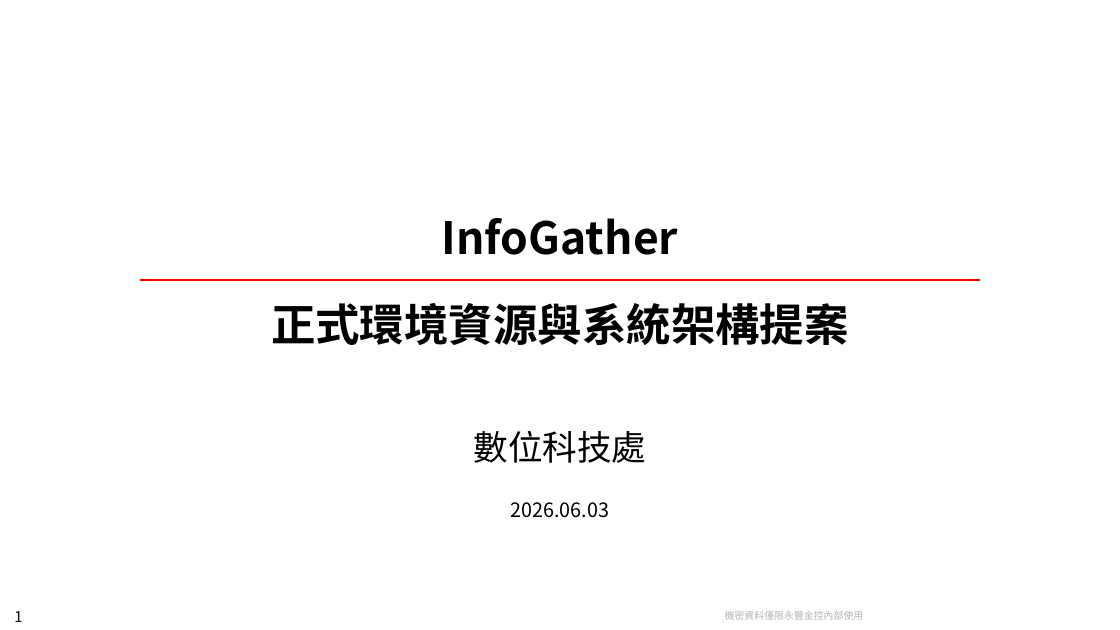
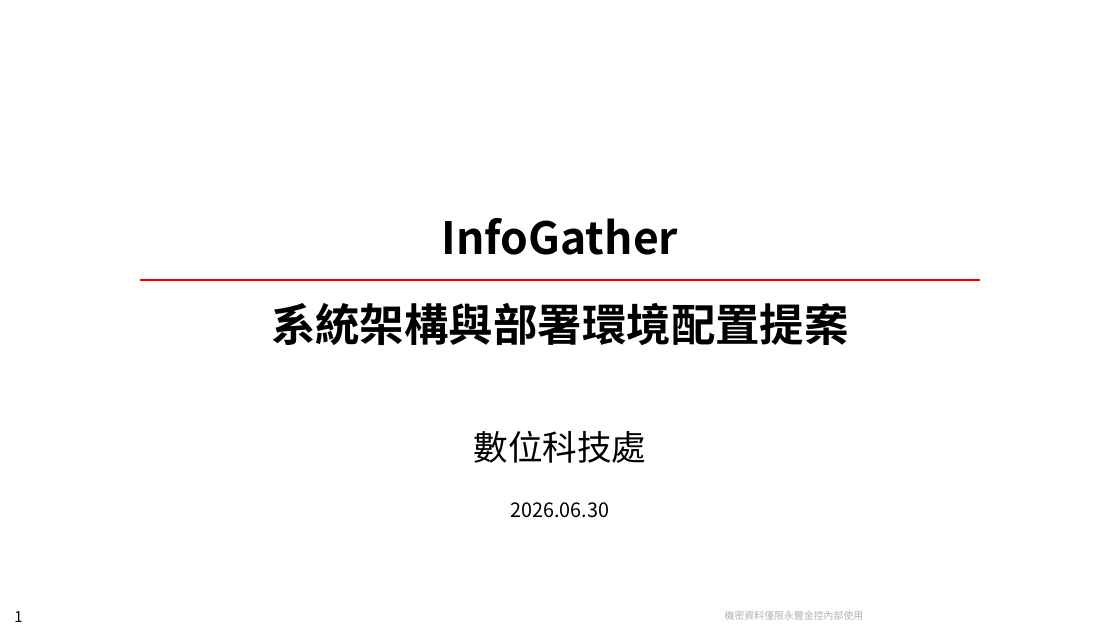
Before and after one commit to chunkai1312/temp, a slide deck: slide 1 of infogather.pptx. Drawn at 1120x630 pixels with LibreOffice and Linux fonts; fonts in the diff are those of the drawing; background and template pictures are left out. Boxes give left, top, right and bottom in pixels: in the first picture for what was removed or moved away, otherwise in the second. Text is boxed around its words. In the diff, an @@ line names an element or a change of style, - is before the commit and + after.

```diff
--- a/infogather.pptx
+++ b/infogather.pptx
@@ text at [271, 303, 849, 345]: text changed @@
-正式環境資源與系統架構提案
+系統架構與部署環境配置提案
@@ text at [511, 502, 609, 518]: text changed @@
-2026.06.03
+2026.06.30
```
Also in this commit, not shown: 2 other slides changed, 3 slides added, 5 slides removed.
